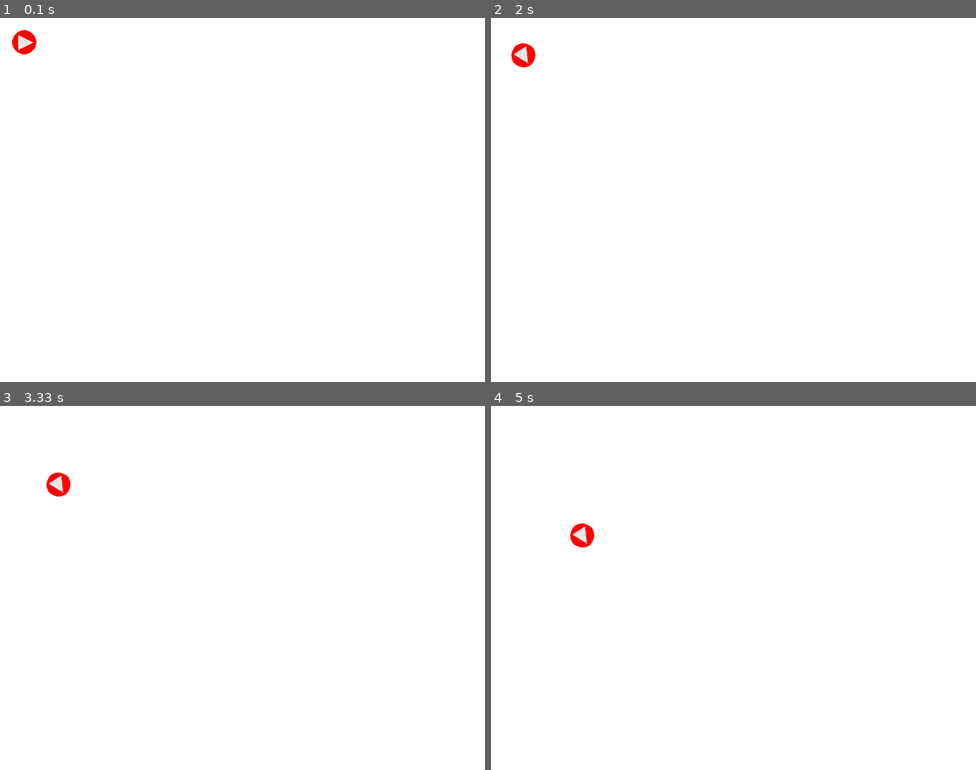
Above: before the commit, frames 1-4 (two rows, left to right).
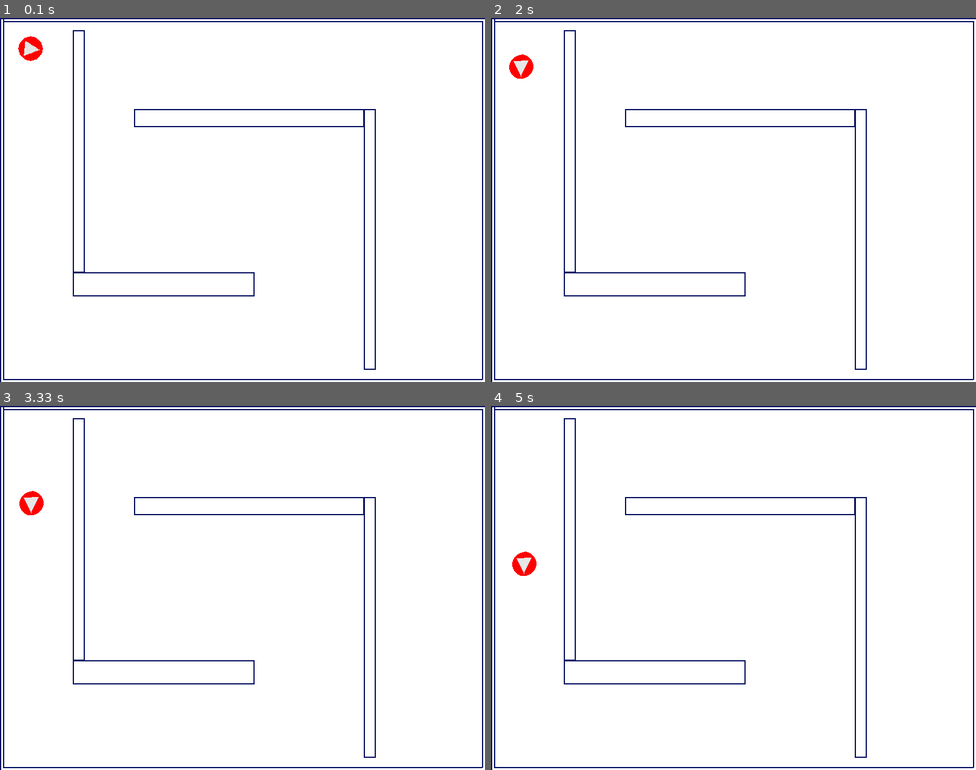
Above: after the commit, the same moments.

Repository: bit-magpie/PyGame_path_planning_visualizer
Game: pygame game, started from robot_env.py
Two runs of this game, one before a commit and one after it. Both use one fixed random seed, a clock stepped at 60 frames per second and the inputs below.
Inputs (mouse positions are in pixels of both pictures, inside the frame that each line leads up to):
- Up to frame 1 (0.1 s): no input
- Up to frame 2 (2 s): press the mouse at (733, 221) at 0.37 s; move the mouse to (675, 214) at 0.47 s; release the mouse at (617, 203) at 0.6 s
- Up to frame 3 (3.33 s): no input
- Up to frame 4 (5 s): no input

The runs differ from the first frame. In frame 1, 3.4% of the frame differs, in the area x 0-100%, y 0-100%; in frame 2, 3.4%; in frame 3, 3.6%; in frame 4, 3.6%.

Commit message:
obstacle layer added.

Diff:
--- a/robot3.py
+++ b/robot3.py
@@ -11,17 +11,19 @@
         pygame.draw.polygon(self.image, (230, 230, 230), ((10,8),(10,32),(35,20)))
 
         self.rect = self.image.get_rect()
-        self.position = Vector2(40, 40)
+        self.position = Vector2(self.rect.center )
         self.velocity = Vector2(1.0, 0.0)
         self.angle = 0
         self.length = self.rect[2]
         self.acceleration = 0.0
         self.angular_velocity = 1
+        self.idle = True
 
         self.target = self.position
 
     def set_target(self, position):
         self.target = Vector2(position)
+        self.idle = False
 
     def update(self):
         diff_vector = self.target - self.position
@@ -43,6 +45,7 @@
             self.velocity.x = 1
             if distance < self.velocity.x:
                 self.position = self.target
+                self.idle = True
             elif distance != 0:
                 diff_vector.normalize_ip()
                 diff_vector = diff_vector * self.velocity.x
--- a/robot_env.py
+++ b/robot_env.py
@@ -2,30 +2,48 @@
 import math
 from robot3 import Robot
 
-# class Wall(pygame.Surface):
-#     def __init__(self, size=(40,40), color=(10,20,100)):
-#         super().__init__(size)
-#         pygame.draw.rect(self, color, (0,0,size[0],size[1]))
-
-# w1 = Wall(size=(100,20))
-
+class Obstacles(pygame.Surface):
+    def __init__(self, size=(40,40), color=(10,20,100)):
+        super().__init__(size, pygame.SRCALPHA, 32)
+        self.convert_alpha()
+        # Draw border
+        pygame.draw.polygon(self, color, ((5,0), (0,0), (0,size[1]), (size[0], size[1]), (size[0], 0), (5,0), (5,5), (size[0]-5,5), (size[0]-5, size[1]-5), (5,size[1]-5)),2)
+        pygame.draw.rect(self, color, (120,20,20,400), 2)
+        pygame.draw.rect(self, color, (120,419,300,40), 2)
+        pygame.draw.rect(self, color, (221,150,380,30), 2)
+        pygame.draw.rect(self, color, (600,150,20,430), 2)
 
 
 def main(parent):
+    obs = Obstacles(size=(parent.get_size()))
+    # pixels = pygame.surfarray.pixels2d(obs)
+    # print(pixels[50,50])
     r1 = Robot()
+    r1.position = (50,50)
+    r1.angular_velocity = 1
+    r1.velocity.x = 2
     clock = pygame.time.Clock()
     parent.fill((255, 255, 255))
+    lst_targets = iter(((60, 460),(150,500),(440,500),(480,400),(180,200),(180,100),(620,100),(700,150),(700,550)))
+
 
     while True:
         for event in pygame.event.get():
             if event.type == pygame.QUIT:
                 raise SystemExit
             if event.type == pygame.MOUSEBUTTONUP:
-                r1.set_target(pygame.mouse.get_pos())
+                # r1.set_target(pygame.mouse.get_pos())
+                print(obs.get_at(pygame.mouse.get_pos()))
 
         # parent.blit(w1, (10,10))
+        if r1.idle:
+            try:
+                r1.set_target(next(lst_targets))
+            except StopIteration:
+                pass
         r1.update()
         parent.fill((255, 255, 255))
+        parent.blit(obs, (0,0))
         r1.draw(parent)
         pygame.display.update()
         clock.tick(60)
